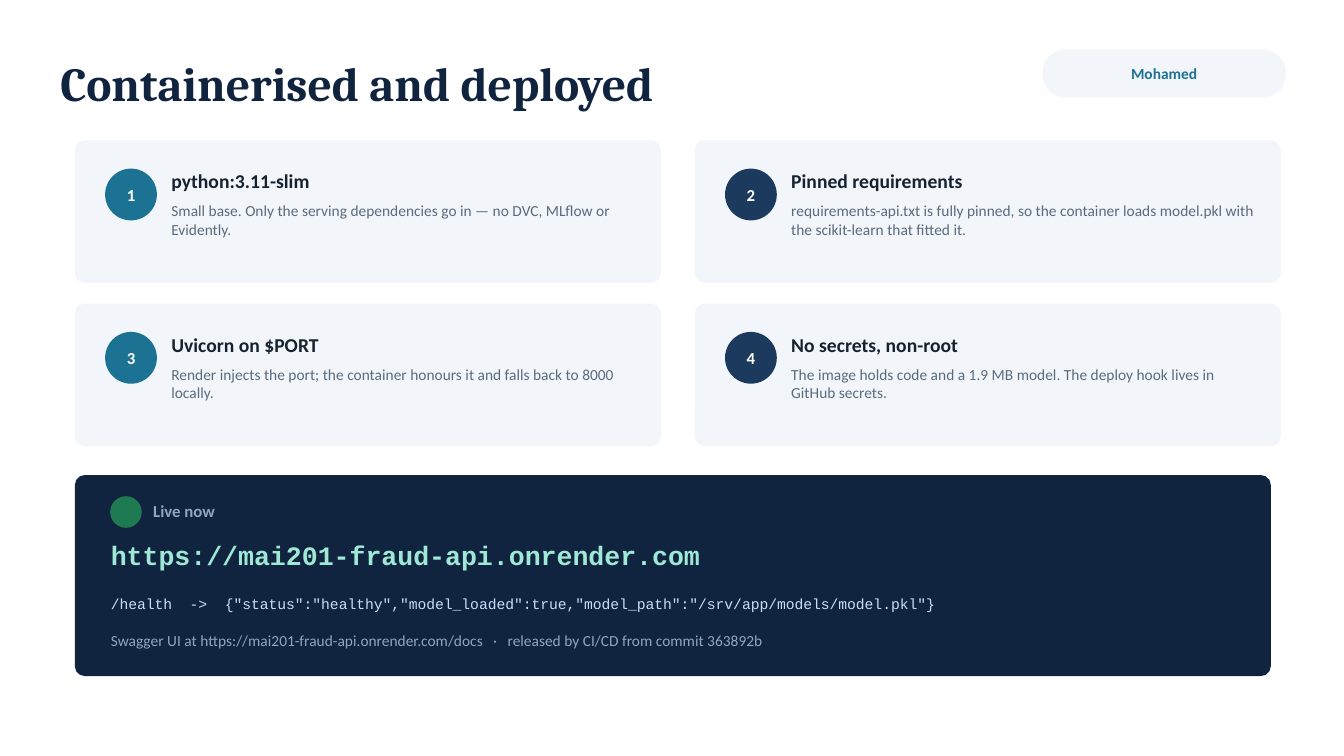
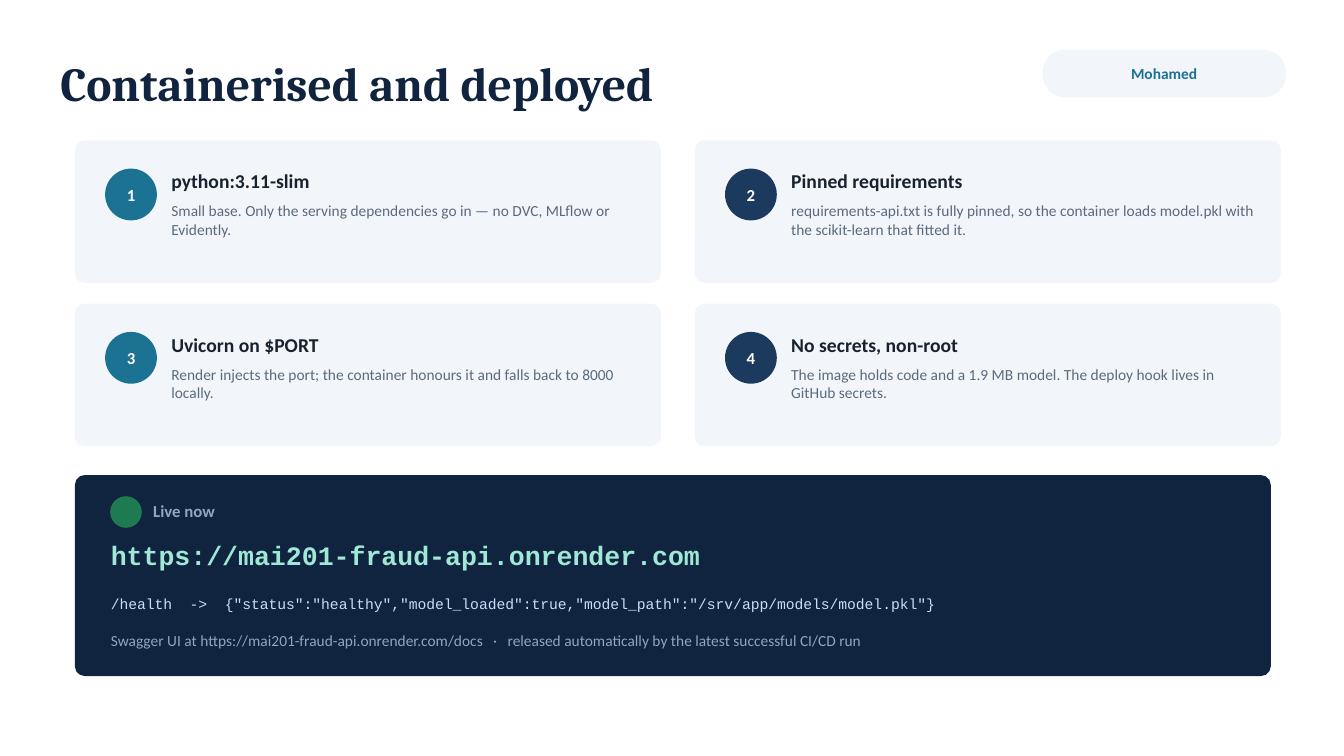
Before and after one commit to AZabalawi/MLops-credit-card-fraud, a slide deck: slide 6 of presentation/MAI201_Phase2_Final_Presentation.pptx. Drawn at 1344x756 pixels with LibreOffice and Linux fonts; fonts in the diff are those of the drawing. Boxes give left, top, right and bottom in pixels: in the first picture for what was removed or moved away, otherwise in the second. Text is boxed around its words. In the diff, an @@ line names an element or a change of style, - is before the commit and + after.

```diff
--- a/presentation/MAI201_Phase2_Final_Presentation.pptx
+++ b/presentation/MAI201_Phase2_Final_Presentation.pptx
@@ text at box(111, 635, 861, 649): text changed @@
-Swagger UI at https://mai201-fraud-api.onrender.com/docs · released by CI/CD from commit 363892b
+Swagger UI at https://mai201-fraud-api.onrender.com/docs · released automatically by the latest successful CI/CD run
```
Also in this commit, not shown: 3 other slides changed, 6 other files.
